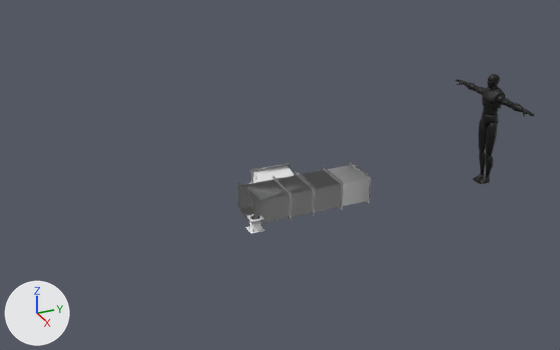
Before and after pictures for a commit that changed the FBX model BP_AirConDucting_001.fbx.
Rendered twice from a 50 mm lens placed at (9.7, -3.95, 5.68), pointed at (-0.05, 0.43, 0.81). The axes (+X, +Y, +Z) are drawn at lower left. The lights are the same throughout. Where no turn or scale is listed for an object, it has been applied to the vertices.
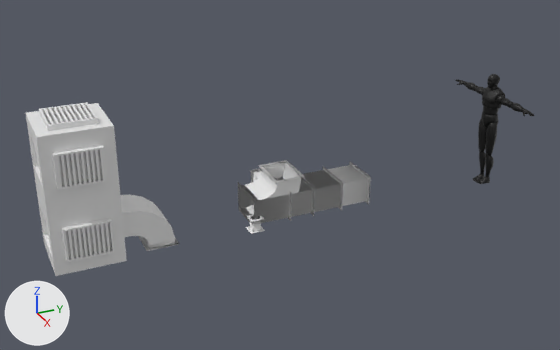
Boxes [x1, y1, x2, y2] around the edits, measured in the pictures (560 x 350 px):
'Cube.006', added
    after: [26, 102, 127, 276]
'Cube.008', added
    after: [121, 194, 179, 251]
'Cube.007', added
    after: [238, 160, 305, 222]
'Cube.001', unchanged, covered by the edit
    before: [238, 171, 315, 223]
    after: [239, 177, 315, 223]

Edits to the bpy script that builds the scene:
```text
Add me_cube_012:
    me_cube_012.from_pydata(...)  # 48 vertices, 44 faces; spans x -0.7..0.0, y 0.0..0.838, z 0.0..0.723
Add me_cube_010:
    me_cube_010.from_pydata(...)  # 364 vertices, 296 faces; spans x -1.05..0.08, y 0.0..1.0, z 0.0..2.15
Add me_cube_013:
    me_cube_013.from_pydata(...)  # 48 vertices, 44 faces; spans x 0.0..0.7, y 0.0..0.838, z -0.723..0.0
Add ob_cube_007:
    ob_cube_007 = bpy.data.objects.new('Cube.007', me_cube_012)
    ob_cube_007.location = (0.0, 0.0, 0.0)
Add ob_cube_006:
    ob_cube_006 = bpy.data.objects.new('Cube.006', me_cube_010)
    ob_cube_006.location = (0.0, -3.0, -0.07)
Add ob_cube_008:
    ob_cube_008 = bpy.data.objects.new('Cube.008', me_cube_013)
    ob_cube_008.location = (-0.85, -2.0, 0.65)
```
